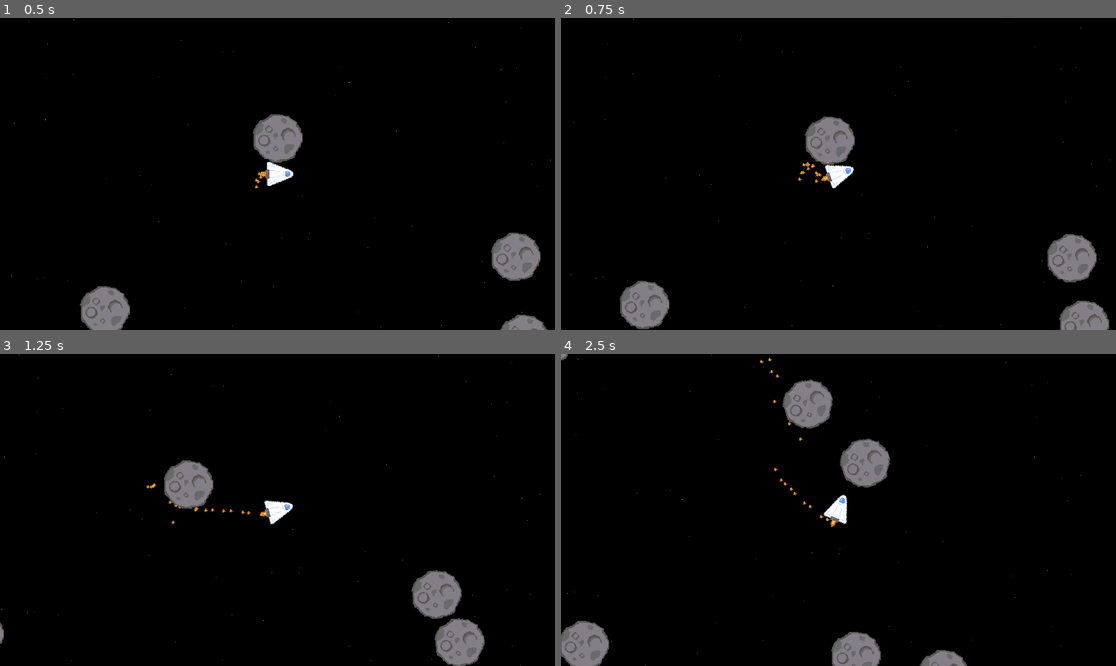
Above: before the commit, frames 1-4 (two rows, left to right).
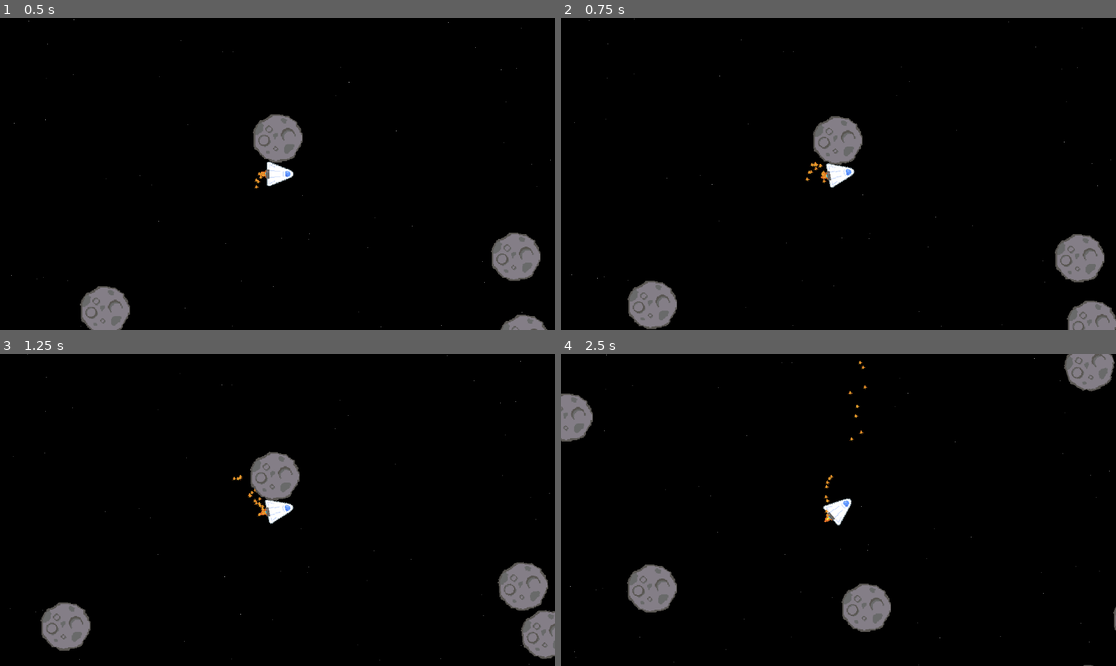
Above: after the commit, the same moments.

Repository: Ducorits/Asteroids_game
Game: Godot game, scene res://scenes/game.tscn
Two runs of this game, one before a commit and one after it. Both use one fixed random seed, a clock stepped at 60 frames per second and the inputs below.
Inputs (mouse positions are in pixels of both pictures, inside the frame that each line leads up to):
- Up to frame 1 (0.5 s): no input
- Up to frame 2 (0.75 s): move the mouse to (960, 158) at 0.52 s; hold Right (rotate_right, bound only after the commit) from 0.53 s (still down); hold M (toggle_mouse, bound only after the commit) from 0.53 s (still down)
- Up to frame 3 (1.25 s): keep holding Right (rotate_right, bound only after the commit); keep holding M (toggle_mouse, bound only after the commit)
- Up to frame 4 (2.5 s): move the mouse to (727, 525) at 1.27 s; release Right (rotate_right, bound only after the commit) at 1.28 s; release M (toggle_mouse, bound only after the commit) at 1.28 s; hold S (move_down) 1.28-2.03 s; tap Space (shoot) at 1.35 s; tap M (toggle_mouse, bound only after the commit) at 1.55 s; move the mouse to (894, 441) at 2.02 s; hold Right (rotate_right, bound only after the commit) from 2.03 s (still down); hold M (toggle_mouse, bound only after the commit) from 2.03 s (still down)

Frame 1 is identical in both runs. In frame 2, 3.1% of the frame differs, in the area x 1-100%, y 0-100%; in frame 3, 7.7%; in frame 4, 8.6%, in the area x 0-100%, y 0-100%.

Commit message:
added textured explosion

Diff:
--- a/effects/particles/explosion.tscn
+++ b/effects/particles/explosion.tscn
@@ -60,7 +60,7 @@
 }
 
 [node name="Explosion" type="CPUParticles2D"]
-z_index = 10
+z_index = -1
 z_as_relative = false
 emitting = false
 amount = 100
--- /dev/null
+++ b/effects/particles/explosion_2.tscn
@@ -0,0 +1,81 @@
+[gd_scene load_steps=7 format=3 uid="uid://brtp62wfpfipi"]
+
+[ext_resource type="Texture2D" uid="uid://buufs5bv05o0e" path="res://assets/textures/explosion.png" id="1_6q2vn"]
+
+[sub_resource type="CanvasItemMaterial" id="CanvasItemMaterial_p763t"]
+particles_animation = true
+particles_anim_h_frames = 13
+particles_anim_v_frames = 1
+particles_anim_loop = false
+
+[sub_resource type="ParticleProcessMaterial" id="ParticleProcessMaterial_bv7bf"]
+particle_flag_disable_z = true
+emission_shape = 1
+emission_sphere_radius = 30.0
+gravity = Vector3(0, 0, 0)
+anim_speed_min = 0.8
+anim_speed_max = 1.2
+
+[sub_resource type="Animation" id="Animation_6q2vn"]
+resource_name = "default"
+length = 2.0
+tracks/0/type = "value"
+tracks/0/imported = false
+tracks/0/enabled = true
+tracks/0/path = NodePath(".:emitting")
+tracks/0/interp = 1
+tracks/0/loop_wrap = true
+tracks/0/keys = {
+"times": PackedFloat32Array(0.0666667),
+"transitions": PackedFloat32Array(1),
+"update": 1,
+"values": [true]
+}
+tracks/1/type = "method"
+tracks/1/imported = false
+tracks/1/enabled = true
+tracks/1/path = NodePath(".")
+tracks/1/interp = 1
+tracks/1/loop_wrap = true
+tracks/1/keys = {
+"times": PackedFloat32Array(1.96667),
+"transitions": PackedFloat32Array(1),
+"values": [{
+"args": [],
+"method": &"queue_free"
+}]
+}
+
+[sub_resource type="Animation" id="Animation_p763t"]
+length = 0.001
+tracks/0/type = "value"
+tracks/0/imported = false
+tracks/0/enabled = true
+tracks/0/path = NodePath(".:emitting")
+tracks/0/interp = 1
+tracks/0/loop_wrap = true
+tracks/0/keys = {
+"times": PackedFloat32Array(0),
+"transitions": PackedFloat32Array(1),
+"update": 1,
+"values": [true]
+}
+
+[sub_resource type="AnimationLibrary" id="AnimationLibrary_bv7bf"]
+_data = {
+&"RESET": SubResource("Animation_p763t"),
+&"default": SubResource("Animation_6q2vn")
+}
+
+[node name="Explosion2" type="GPUParticles2D"]
+material = SubResource("CanvasItemMaterial_p763t")
+amount = 3
+texture = ExtResource("1_6q2vn")
+one_shot = true
+explosiveness = 0.9
+process_material = SubResource("ParticleProcessMaterial_bv7bf")
+
+[node name="AnimationPlayer" type="AnimationPlayer" parent="."]
+libraries = {
+&"": SubResource("AnimationLibrary_bv7bf")
+}
--- a/effects/particles/projectile_hit.tscn
+++ b/effects/particles/projectile_hit.tscn
@@ -3,6 +3,21 @@
 [sub_resource type="Curve" id="Curve_41gry"]
 _data = [Vector2(0, 1), 0.0, 0.0, 0, 0, Vector2(0.994318, 0.0674158), 0.0, 0.0, 0, 0]
 point_count = 2
+
+[sub_resource type="Animation" id="Animation_mdl5u"]
+length = 0.001
+tracks/0/type = "value"
+tracks/0/imported = false
+tracks/0/enabled = true
+tracks/0/path = NodePath(".:emitting")
+tracks/0/interp = 1
+tracks/0/loop_wrap = true
+tracks/0/keys = {
+"times": PackedFloat32Array(0),
+"transitions": PackedFloat32Array(1),
+"update": 1,
+"values": [true]
+}
 
 [sub_resource type="Animation" id="Animation_41gry"]
 resource_name = "default"
@@ -34,21 +49,6 @@
 }]
 }
 
-[sub_resource type="Animation" id="Animation_mdl5u"]
-length = 0.001
-tracks/0/type = "value"
-tracks/0/imported = false
-tracks/0/enabled = true
-tracks/0/path = NodePath(".:emitting")
-tracks/0/interp = 1
-tracks/0/loop_wrap = true
-tracks/0/keys = {
-"times": PackedFloat32Array(0),
-"transitions": PackedFloat32Array(1),
-"update": 1,
-"values": [true]
-}
-
 [sub_resource type="AnimationLibrary" id="AnimationLibrary_ckf37"]
 _data = {
 &"RESET": SubResource("Animation_mdl5u"),
--- a/project.godot
+++ b/project.godot
@@ -24,19 +24,16 @@
 move_up={
 "deadzone": 0.2,
 "events": [Object(InputEventKey,"resource_local_to_scene":false,"resource_name":"","device":-1,"window_id":0,"alt_press …(192 unchanged characters)…
-, Object(InputEventKey,"resource_local_to_scene":false,"resource_name":"","device":-1,"window_id":0,"alt_pressed":false,"shift_pressed":false,"ctrl_pressed":false,"meta_pressed":false,"pressed":false,"keycode":0,"physical_keycode":4194320,"key_label":0,"unicode":0,"location":0,"echo":false,"script":null)
 ]
 }
 move_left={
 "deadzone": 0.2,
 "events": [Object(InputEventKey,"resource_local_to_scene":false,"resource_name":"","device":-1,"window_id":0,"alt_press …(191 unchanged characters)…
-, Object(InputEventKey,"resource_local_to_scene":false,"resource_name":"","device":-1,"window_id":0,"alt_pressed":false,"shift_pressed":false,"ctrl_pressed":false,"meta_pressed":false,"pressed":false,"keycode":0,"physical_keycode":4194319,"key_label":0,"unicode":0,"location":0,"echo":false,"script":null)
 ]
 }
 move_right={
 "deadzone": 0.2,
 "events": [Object(InputEventKey,"resource_local_to_scene":false,"resource_name":"","device":-1,"window_id":0,"alt_press …(192 unchanged characters)…
-, Object(InputEventKey,"resource_local_to_scene":false,"resource_name":"","device":-1,"window_id":0,"alt_pressed":false,"shift_pressed":false,"ctrl_pressed":false,"meta_pressed":false,"pressed":false,"keycode":0,"physical_keycode":4194321,"key_label":0,"unicode":0,"location":0,"echo":false,"script":null)
 ]
 }
 shoot={
@@ -48,7 +45,21 @@
 move_down={
 "deadzone": 0.2,
 "events": [Object(InputEventKey,"resource_local_to_scene":false,"resource_name":"","device":-1,"window_id":0,"alt_press …(192 unchanged characters)…
-, Object(InputEventKey,"resource_local_to_scene":false,"resource_name":"","device":-1,"window_id":0,"alt_pressed":false,"shift_pressed":false,"ctrl_pressed":false,"meta_pressed":false,"pressed":false,"keycode":0,"physical_keycode":4194322,"key_label":0,"unicode":0,"location":0,"echo":false,"script":null)
+]
+}
+rotate_left={
+"deadzone": 0.2,
+"events": [Object(InputEventKey,"resource_local_to_scene":false,"resource_name":"","device":-1,"window_id":0,"alt_pressed":false,"shift_pressed":false,"ctrl_pressed":false,"meta_pressed":false,"pressed":false,"keycode":0,"physical_keycode":4194319,"key_label":0,"unicode":0,"location":0,"echo":false,"script":null)
+]
+}
+rotate_right={
+"deadzone": 0.2,
+"events": [Object(InputEventKey,"resource_local_to_scene":false,"resource_name":"","device":-1,"window_id":0,"alt_pressed":false,"shift_pressed":false,"ctrl_pressed":false,"meta_pressed":false,"pressed":false,"keycode":0,"physical_keycode":4194321,"key_label":0,"unicode":0,"location":0,"echo":false,"script":null)
+]
+}
+toggle_mouse={
+"deadzone": 0.2,
+"events": [Object(InputEventKey,"resource_local_to_scene":false,"resource_name":"","device":-1,"window_id":0,"alt_pressed":false,"shift_pressed":false,"ctrl_pressed":false,"meta_pressed":false,"pressed":false,"keycode":0,"physical_keycode":77,"key_label":0,"unicode":109,"location":0,"echo":false,"script":null)
 ]
 }
 
--- a/scripts/asteroid.gd
+++ b/scripts/asteroid.gd
@@ -33,6 +33,7 @@
 	else:
 		animation_player.play("destroy")
 		Vfx.spawn("explosion", position, {"scale": scale_modifier})
+		Vfx.spawn("explosion_2waa", position, {"scale": scale_modifier})
 		emit_signal("request_split", global_position, size)
 
 func initialize():
--- a/scripts/player.gd
+++ b/scripts/player.gd
@@ -10,6 +10,8 @@
 
 var can_fire = true
 var just_shot = false
+var mouse_enabled: bool = true
+var target_angle: float = 0
 
 func _integrate_forces(state: PhysicsDirectBodyState2D) -> void:
 	for i in range(state.get_contact_count()):
@@ -56,9 +58,18 @@
 	move_dir = move_dir.normalized()
 	if linear_velocity.length() < 1000.0:
 		apply_impulse(move_dir * SPEED * delta)
-	var target_angle = (get_global_mouse_position() - global_position).angle() + PI / 2
-	rotation = lerp_angle(rotation, target_angle, delta * 10)  # Tune speed
 
+	var mouse_pos = (get_global_mouse_position() - global_position)
+	if mouse_enabled:
+		target_angle = (mouse_pos).angle() + PI / 2
+	if Input.is_action_pressed("rotate_left"):
+		target_angle = target_angle - 5 * delta
+	if Input.is_action_pressed("rotate_right"):
+		target_angle = target_angle + 5 * delta
+	rotation = lerp_angle(rotation, target_angle, delta * 10)  # Turn speed
+
+	if Input.is_action_pressed("toggle_mouse"):
+		mouse_enabled = !mouse_enabled
 
 	if Input.is_action_pressed("shoot") and can_fire:
 		shoot_projectile()
